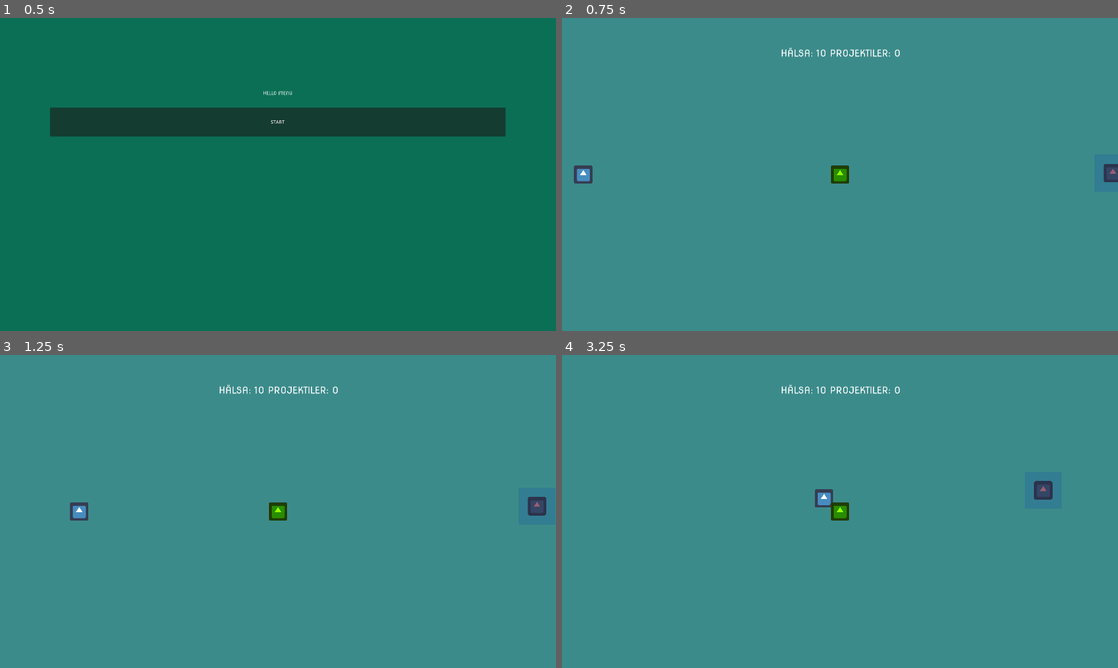
Above: before the commit, frames 1-4 (two rows, left to right).
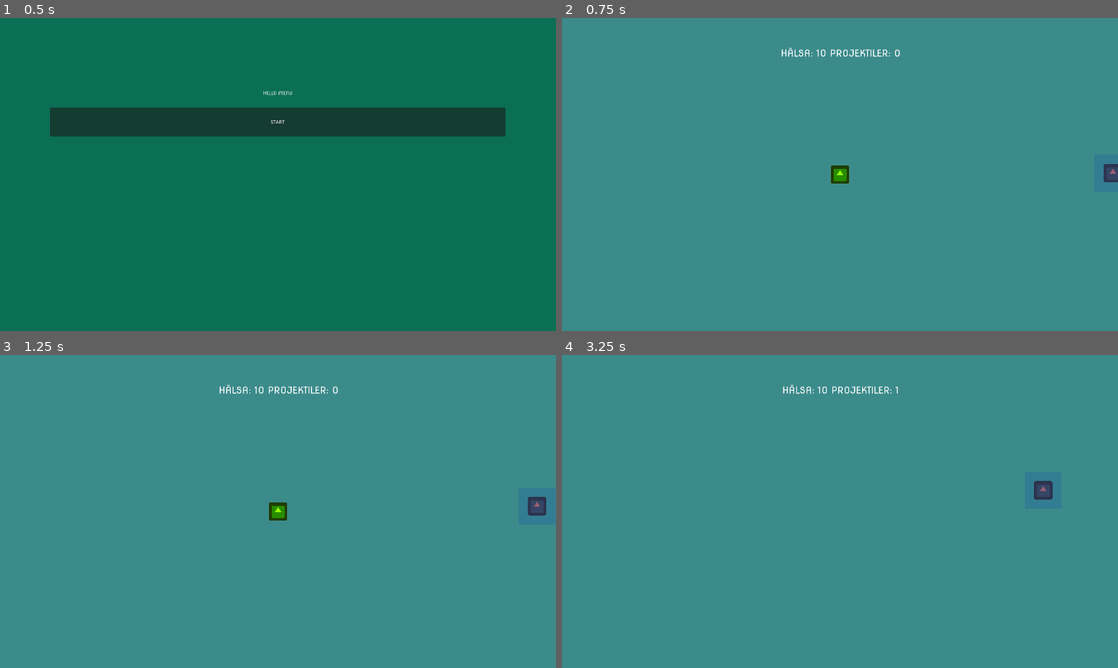
Above: after the commit, the same moments.

Repository: CoderDojoNKPG/GodotWorkshop
Game: Godot game, scene res://menu.tscn
The game is run twice, just before and just after one commit, with the same random seed, the same clock (stepped at 60 frames per second) and the same inputs. The engine's default icon, where the game draws it, is replaced by a stand-in: a white triangle on a blue panel in a dark square.
Inputs (mouse positions are in pixels of both pictures, inside the frame that each line leads up to):
- Up to frame 1 (0.5 s): no input
- Up to frame 2 (0.75 s): click "START" at 0.5 s
- Up to frame 3 (1.25 s): no input
- Up to frame 4 (3.25 s): click "START" at 1.25 s; click "START" at 2 s; move the mouse to (812, 574) at 2.77 s; click (812, 574) at 2.92 s

Frame 1 is identical in both runs. In frame 2, 0.2% of the frame differs, in the area x 2-6%, y 47-53%; in frame 3, 0.2%; in frame 4, 0.7%, in the area x 39-61%, y 9-53%.

Commit message:
Assets Coderowl
Importerat dojo-grafik till Exempel och bytt ut spelarens sprite mot
ugglan.

Diff:
--- a/GodotSample/main.tscn
+++ b/GodotSample/main.tscn
@@ -1,9 +1,9 @@
 [gd_scene load_steps=16 format=3 uid="uid://bpfxjky31nh5f"]
 
 [ext_resource type="FontFile" uid="uid://smipb5dmdovi" path="res://NovaRound-Regular.ttf" id="1"]
-[ext_resource type="Texture2D" uid="uid://cw2rk6ncv2suw" path="res://icon.png" id="2"]
 [ext_resource type="Script" uid="uid://dfkmdp8ck7440" path="res://main.gd" id="3"]
 [ext_resource type="Script" uid="uid://cknhcrbniewa6" path="res://scripts/booos.gd" id="4"]
+[ext_resource type="Texture2D" uid="uid://bj5kv38sduj5o" path="res://assets/coderowl.png" id="4_kek77"]
 [ext_resource type="Script" uid="uid://d2drbiw2xb22g" path="res://picks.gd" id="5"]
 [ext_resource type="PackedScene" uid="uid://dyndo7as8w4xi" path="res://actors/booo.tscn" id="6"]
 [ext_resource type="Script" uid="uid://i8f82f0khagn" path="res://player.gd" id="7"]
@@ -40,7 +40,7 @@
 "times": PackedFloat32Array(0),
 "transitions": PackedFloat32Array(1),
 "update": 0,
-"values": [Vector2(1, 1)]
+"values": [Vector2(0.035, 0.035)]
 }
 
 [sub_resource type="Animation" id="6"]
@@ -56,7 +56,7 @@
 "times": PackedFloat32Array(0, 0.2, 0.4),
 "transitions": PackedFloat32Array(1, 1, 1),
 "update": 0,
-"values": [Vector2(1, 1), Vector2(1.5, 1.5), Vector2(1, 1)]
+"values": [Vector2(0.035, 0.035), Vector2(0.06, 0.06), Vector2(0.035, 0.035)]
 }
 
 [sub_resource type="AnimationLibrary" id="AnimationLibrary_4c57u"]
@@ -107,14 +107,17 @@
 
 [node name="Player" type="Area2D" parent="."]
 position = Vector2(0, 540)
+scale = Vector2(1.5, 1.5)
 script = ExtResource("7")
 
 [node name="HurtSprite" type="Sprite2D" parent="Player"]
 modulate = Color(1, 0, 0, 1)
-texture = ExtResource("2")
+scale = Vector2(0.035, 0.035)
+texture = ExtResource("4_kek77")
 
 [node name="TheSprite" type="Sprite2D" parent="Player"]
-texture = ExtResource("2")
+scale = Vector2(0.035, 0.035)
+texture = ExtResource("4_kek77")
 
 [node name="PlayerCollisionShape" type="CollisionShape2D" parent="Player"]
 shape = SubResource("4")
